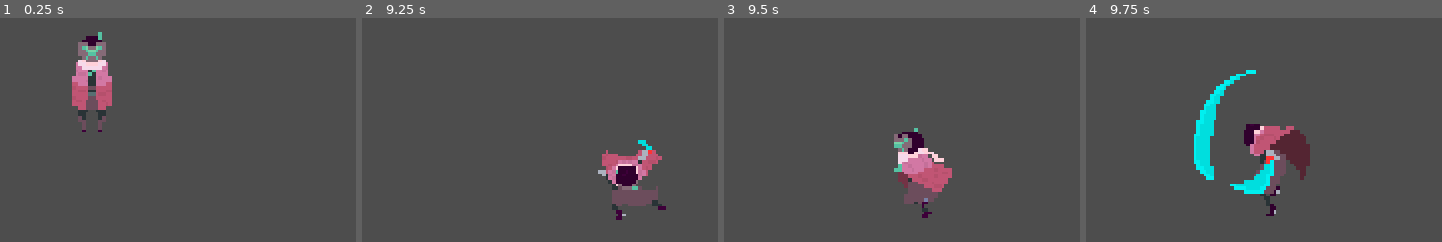
Above: before the commit, frames 1-4 (left to right).
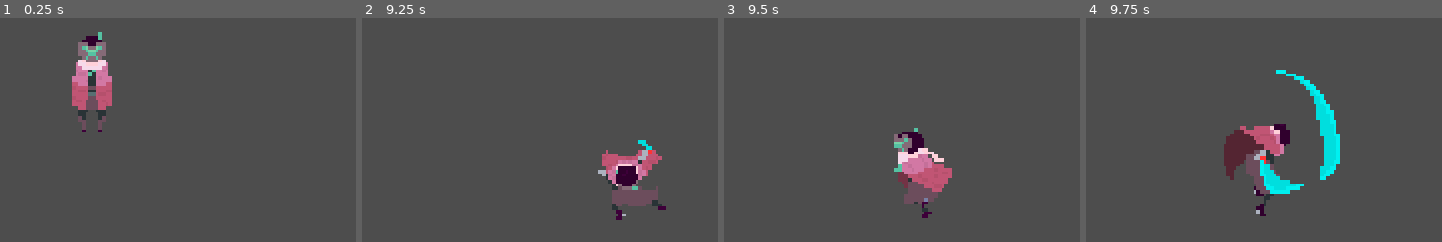
Above: after the commit, the same moments.

Repository: Henry-Felix-Faure/Projet-CIR2
Game: Godot game, scene res://Map/world.tscn
Two runs of this game, one before a commit and one after it. Both use one fixed random seed, a clock stepped at 60 frames per second and the inputs below.
Inputs (mouse positions are in pixels of both pictures, inside the frame that each line leads up to):
- Up to frame 1 (0.25 s): no input
- Up to frame 2 (9.25 s): tap Enter at 0.5 s; move the mouse to (outside the picture) at 0.52 s; hold Right (ui_right) 0.53-1.28 s; click (outside the picture) at 0.6 s; move the mouse to (454, 80) at 1.27 s; hold Down (ui_down) 1.28-2.03 s; click (454, 80) at 1.35 s; move the mouse to (outside the picture) at 2.02 s; hold Right (ui_right) 2.03-2.78 s; click (outside the picture) at 2.1 s; move the mouse to (693, 215) at 2.77 s; hold Up (ui_up) 2.78-3.53 s; click (693, 215) at 2.85 s; move the mouse to (outside the picture) at 3.52 s; hold Left (ui_left) 3.53-5.03 s; click (outside the picture) at 3.6 s; move the mouse to (outside the picture) at 4.27 s; click (outside the picture) at 4.35 s; move the mouse to (outside the picture) at 5.02 s; hold Down (ui_down) 5.03-5.78 s; click (outside the picture) at 5.1 s; move the mouse to (outside the picture) at 5.77 s; hold Right (ui_right) 5.78-6.53 s; click (outside the picture) at 5.85 s; move the mouse to (outside the picture) at 6.52 s; hold Up (ui_up) 6.53-7.28 s; click (outside the picture) at 6.6 s; move the mouse to (454, 80) at 7.27 s; hold Right (ui_right) 7.28-8.03 s; click (454, 80) at 7.35 s; move the mouse to (outside the picture) at 8.02 s; hold Down (ui_down) 8.03-8.78 s; click (outside the picture) at 8.1 s; move the mouse to (693, 215) at 8.77 s; hold Left (ui_left) from 8.78 s (still down); click (693, 215) at 8.85 s
- Up to frame 3 (9.5 s): keep holding Left (ui_left)
- Up to frame 4 (9.75 s): move the mouse to (outside the picture) at 9.52 s; release Left (ui_left) at 9.53 s; hold Up (ui_up) from 9.53 s (still down); click (outside the picture) at 9.6 s

Frames 1-3 are identical in both runs. In frame 4, 9.3% of the frame differs, in the area x 30-72%, y 23-89%.

Commit message:
added aiming for attack with mouse (experimental)
we will not keep it

Diff:
--- a/Player/Player.gd
+++ b/Player/Player.gd
@@ -4,6 +4,8 @@
 @export var MAX_SPEED: int = 100
 var ACCELERATION: int = 10000
 var FRICTION: int = 10000
+
+@export var AIMING_MOUSE: bool
 
 enum{
 	MOVING,
@@ -25,6 +27,7 @@
 	["atk_down_1", "atk_down_2", "atk_down_3"],
 	["atk_up_1", "atk_up_2", "atk_up_3"]
 ]
+var cursor_pos_from_player: Vector2
 
 func wait(seconds: float) -> void:
 	await get_tree().create_timer(seconds).timeout
@@ -104,58 +107,109 @@
 
 	if Input.is_action_just_pressed("ui_attack"): # if left click is pressed
 		attack_select = 1
+		cursor_pos_from_player.x = get_global_mouse_position().x - position.x
+		cursor_pos_from_player.y = get_global_mouse_position().y - position.y
 		state = ATTACKING # changing the state to ATTACK
 
 	if Input.is_action_just_pressed("ui_dash"): # if left click is pressed
 		state = DASHING_INIT # changing the state to DASH
 
 func next_animation_selector_attacking():
-	if last_dir.x != 0: # if the player was moving towards left or right
-		animated_sprite_2d.play(attacks_array[0][attack_select-1]) # playing the correct animation of attack (same for the other if/elif)
-		match attack_select: # switch case to play the right tempo for attack
-			1:
-				if last_dir.x > 0:
+	if not AIMING_MOUSE:
+		if last_dir.x != 0: # if the player was moving towards left or right
+			animated_sprite_2d.play(attacks_array[0][attack_select-1]) # playing the correct animation of attack (same for the other if/elif)
+			match attack_select: # switch case to play the right tempo for attack
+				1:
+					if last_dir.x > 0:
+						animation_player.play("atk_right_1_tempo")
+					elif last_dir.x < 0:
+						animation_player.play("atk_left_1_tempo")
+				2:
+					if last_dir.x > 0:
+						animation_player.play("atk_right_2_tempo")
+					elif last_dir.x < 0:
+						animation_player.play("atk_left_2_tempo")
+				3:
+					if last_dir.x > 0:
+						animation_player.play("atk_right_3_tempo")
+					elif last_dir.x < 0:
+						animation_player.play("atk_left_3_tempo")
+
+		elif last_dir.y > 0: # if the player was moving towards bottom
+			animated_sprite_2d.flip_h = false # facing right
+			animated_sprite_2d.play(attacks_array[1][attack_select-1])
+			match attack_select: # switch case to play the right tempo for attack
+				1:
+					animation_player.play("atk_down_1_tempo")
+				2:
+					animation_player.play("atk_down_2_tempo")
+				3:
+					animation_player.play("atk_down_3_tempo")
+
+
+		elif last_dir.y < 0: # if the player was moving towards top
+			animated_sprite_2d.flip_h = false # facing right
+			animated_sprite_2d.play(attacks_array[2][attack_select-1])
+			match attack_select: # switch case to play the right tempo for attack
+				1:
+					animation_player.play("atk_up_1_tempo")
+				2:
+					animation_player.play("atk_up_2_tempo")
+				3:
+					animation_player.play("atk_up_3_tempo")
+	else:
+		if cursor_pos_from_player.x > 0 and abs(cursor_pos_from_player.x) >= abs(cursor_pos_from_player.y): # if the player was aiming towards right
+			animated_sprite_2d.flip_h = false # facing right
+			animated_sprite_2d.play(attacks_array[0][attack_select-1]) # playing the correct animation of attack (same for the other if/elif)
+			match attack_select: # switch case to play the right tempo for attack
+				1:
 					animation_player.play("atk_right_1_tempo")
-				elif last_dir.x < 0:
+				2:
+					animation_player.play("atk_right_2_tempo")
+				3:
+					animation_player.play("atk_right_3_tempo")
+
+		elif cursor_pos_from_player.x < 0 and abs(cursor_pos_from_player.x) > abs(cursor_pos_from_player.y): # if the player was aiming towards left
+			animated_sprite_2d.flip_h = true # facing right
+			animated_sprite_2d.play(attacks_array[0][attack_select-1]) # playing the correct animation of attack (same for the other if/elif)
+			match attack_select: # switch case to play the right tempo for attack
+				1:
 					animation_player.play("atk_left_1_tempo")
-			2:
-				if last_dir.x > 0:
-					animation_player.play("atk_right_2_tempo")
-				elif last_dir.x < 0:
+				2:
 					animation_player.play("atk_left_2_tempo")
-			3:
-				if last_dir.x > 0:
-					animation_player.play("atk_right_3_tempo")
-				elif last_dir.x < 0:
+				3:
 					animation_player.play("atk_left_3_tempo")
 
-	elif last_dir.y > 0: # if the player was moving towards bottom
-		animated_sprite_2d.flip_h = false # facing right
-		animated_sprite_2d.play(attacks_array[1][attack_select-1])
-		match attack_select: # switch case to play the right tempo for attack
-			1:
-				animation_player.play("atk_down_1_tempo")
-			2:
-				animation_player.play("atk_down_2_tempo")
-			3:
-				animation_player.play("atk_down_3_tempo")
-
-
-	elif last_dir.y < 0: # if the player was moving towards bottom
-		animated_sprite_2d.play(attacks_array[2][attack_select-1])
-		match attack_select: # switch case to play the right tempo for attack
-			1:
-				animation_player.play("atk_up_1_tempo")
-			2:
-				animation_player.play("atk_up_2_tempo")
-			3:
-				animation_player.play("atk_up_3_tempo")
+		elif cursor_pos_from_player.y > 0 and abs(cursor_pos_from_player.y) >= abs(cursor_pos_from_player.x): # if the player was aiming towards bottom
+			animated_sprite_2d.flip_h = false # facing right
+			animated_sprite_2d.play(attacks_array[1][attack_select-1])
+			match attack_select: # switch case to play the right tempo for attack
+				1:
+					animation_player.play("atk_down_1_tempo")
+				2:
+					animation_player.play("atk_down_2_tempo")
+				3:
+					animation_player.play("atk_down_3_tempo")
+
+
+		elif cursor_pos_from_player.y < 0 and abs(cursor_pos_from_player.y) > abs(cursor_pos_from_player.x): # if the player was moving towards top
+			animated_sprite_2d.flip_h = false # facing right
+			animated_sprite_2d.play(attacks_array[2][attack_select-1])
+			match attack_select: # switch case to play the right tempo for attack
+				1:
+					animation_player.play("atk_up_1_tempo")
+				2:
+					animation_player.play("atk_up_2_tempo")
+				3:
+					animation_player.play("atk_up_3_tempo")
 
 func attack_state(delta): # function who is handling the different case of attack
 	next_animation_selector_attacking() # call the function to play the right animation
 
 	if Input.is_action_just_pressed("ui_attack") and attack_select < 3: # if left click is pressed
 		attack_select += 1
+		cursor_pos_from_player.x = get_global_mouse_position().x - position.x
+		cursor_pos_from_player.y = get_global_mouse_position().y - position.y
 
 	var input_vector = Vector2.ZERO # resetting the input vector
 	input_vector.x = Input.get_action_strength("ui_right") - Input.get_action_strength("ui_left") # setting the direction for next move by checking which key is pressed (left or right, or both (not moving))
@@ -254,7 +308,6 @@
 	velocity = velocity.move_toward(input_vector * MAX_SPEED, ACCELERATION * delta) # updating velocity while taking the parameters in consideration (MAX_SPEED, ACCELERATION)
 	move_and_slide() # moving the character based on the velocity
 
-
 	await animated_sprite_2d.animation_finished # waiting for the animation to finish
 
 	state = MOVING
@@ -262,7 +315,3 @@
 func _on_sword_area_2d_body_entered(body):
 	if body.is_in_group("Damageable"):
 		print("ish")
-
-
-func _on_animated_sprite_2d_animation_finished():
-	pass
--- a/Player/Player.tscn
+++ b/Player/Player.tscn
@@ -3556,6 +3556,110 @@
 "values": [-0.610865, -0.610865, 0.0, 0.0]
 }
 
+[sub_resource type="Animation" id="Animation_j4blw"]
+resource_name = "dash_left_recovery_tempo"
+step = 0.0833333
+tracks/0/type = "value"
+tracks/0/imported = false
+tracks/0/enabled = true
+tracks/0/path = NodePath("../CollisionShape2D:shape:radius")
+tracks/0/interp = 1
+tracks/0/loop_wrap = true
+tracks/0/keys = {
+"times": PackedFloat32Array(0, 1),
+"transitions": PackedFloat32Array(1, 1),
+"update": 0,
+"values": [6.0, 6.0]
+}
+tracks/1/type = "value"
+tracks/1/imported = false
+tracks/1/enabled = true
+tracks/1/path = NodePath("../CollisionShape2D:shape:height")
+tracks/1/interp = 1
+tracks/1/loop_wrap = true
+tracks/1/keys = {
+"times": PackedFloat32Array(0, 1),
+"transitions": PackedFloat32Array(1, 1),
+"update": 0,
+"values": [18.0, 18.0]
+}
+tracks/2/type = "value"
+tracks/2/imported = false
+tracks/2/enabled = true
+tracks/2/path = NodePath("../CollisionShape2D:position")
+tracks/2/interp = 1
+tracks/2/loop_wrap = true
+tracks/2/keys = {
+"times": PackedFloat32Array(0, 1),
+"transitions": PackedFloat32Array(1, 1),
+"update": 0,
+"values": [Vector2(1, -1), Vector2(1, -1)]
+}
+tracks/3/type = "value"
+tracks/3/imported = false
+tracks/3/enabled = true
+tracks/3/path = NodePath("../CollisionShape2D:disabled")
+tracks/3/interp = 1
+tracks/3/loop_wrap = true
+tracks/3/keys = {
+"times": PackedFloat32Array(0, 0.25, 0.333333, 1),
+"transitions": PackedFloat32Array(1, 1, 1, 1),
+"update": 1,
+"values": [true, true, false, false]
+}
+
+[sub_resource type="Animation" id="Animation_bay6g"]
+resource_name = "dash_right_recovery_tempo"
+step = 0.0833333
+tracks/0/type = "value"
+tracks/0/imported = false
+tracks/0/enabled = true
+tracks/0/path = NodePath("../CollisionShape2D:shape:radius")
+tracks/0/interp = 1
+tracks/0/loop_wrap = true
+tracks/0/keys = {
+"times": PackedFloat32Array(0, 1),
+"transitions": PackedFloat32Array(1, 1),
+"update": 0,
+"values": [6.0, 6.0]
+}
+tracks/1/type = "value"
+tracks/1/imported = false
+tracks/1/enabled = true
+tracks/1/path = NodePath("../CollisionShape2D:shape:height")
+tracks/1/interp = 1
+tracks/1/loop_wrap = true
+tracks/1/keys = {
+"times": PackedFloat32Array(0, 1),
+"transitions": PackedFloat32Array(1, 1),
+"update": 0,
+"values": [18.0, 18.0]
+}
+tracks/2/type = "value"
+tracks/2/imported = false
+tracks/2/enabled = true
+tracks/2/path = NodePath("../CollisionShape2D:position")
+tracks/2/interp = 1
+tracks/2/loop_wrap = true
+tracks/2/keys = {
+"times": PackedFloat32Array(0, 1),
+"transitions": PackedFloat32Array(1, 1),
+"update": 0,
+"values": [Vector2(-1, -1), Vector2(-1, -1)]
+}
+tracks/3/type = "value"
+tracks/3/imported = false
+tracks/3/enabled = true
+tracks/3/path = NodePath("../CollisionShape2D:disabled")
+tracks/3/interp = 1
+tracks/3/loop_wrap = true
+tracks/3/keys = {
+"times": PackedFloat32Array(0, 0.25, 0.333333, 1),
+"transitions": PackedFloat32Array(1, 1, 1, 1),
+"update": 1,
+"values": [true, true, false, false]
+}
+
 [sub_resource type="Animation" id="Animation_wgejg"]
 resource_name = "idle_down_tempo"
 loop_mode = 1
@@ -3882,110 +3986,6 @@
 "transitions": PackedFloat32Array(1, 1),
 "update": 0,
 "values": [Vector2(0, -3), Vector2(0, -3)]
-}
-
-[sub_resource type="Animation" id="Animation_bay6g"]
-resource_name = "dash_right_recovery_tempo"
-step = 0.0833333
-tracks/0/type = "value"
-tracks/0/imported = false
-tracks/0/enabled = true
-tracks/0/path = NodePath("../CollisionShape2D:shape:radius")
-tracks/0/interp = 1
-tracks/0/loop_wrap = true
-tracks/0/keys = {
-"times": PackedFloat32Array(0, 1),
-"transitions": PackedFloat32Array(1, 1),
-"update": 0,
-"values": [6.0, 6.0]
-}
-tracks/1/type = "value"
-tracks/1/imported = false
-tracks/1/enabled = true
-tracks/1/path = NodePath("../CollisionShape2D:shape:height")
-tracks/1/interp = 1
-tracks/1/loop_wrap = true
-tracks/1/keys = {
-"times": PackedFloat32Array(0, 1),
-"transitions": PackedFloat32Array(1, 1),
-"update": 0,
-"values": [18.0, 18.0]
-}
-tracks/2/type = "value"
-tracks/2/imported = false
-tracks/2/enabled = true
-tracks/2/path = NodePath("../CollisionShape2D:position")
-tracks/2/interp = 1
-tracks/2/loop_wrap = true
-tracks/2/keys = {
-"times": PackedFloat32Array(0, 1),
-"transitions": PackedFloat32Array(1, 1),
-"update": 0,
-"values": [Vector2(-1, -1), Vector2(-1, -1)]
-}
-tracks/3/type = "value"
-tracks/3/imported = false
-tracks/3/enabled = true
-tracks/3/path = NodePath("../CollisionShape2D:disabled")
-tracks/3/interp = 1
-tracks/3/loop_wrap = true
-tracks/3/keys = {
-"times": PackedFloat32Array(0, 0.25, 0.333333, 1),
-"transitions": PackedFloat32Array(1, 1, 1, 1),
-"update": 1,
-"values": [true, true, false, false]
-}
-
-[sub_resource type="Animation" id="Animation_j4blw"]
-resource_name = "dash_left_recovery_tempo"
-step = 0.0833333
-tracks/0/type = "value"
-tracks/0/imported = false
-tracks/0/enabled = true
-tracks/0/path = NodePath("../CollisionShape2D:shape:radius")
-tracks/0/interp = 1
-tracks/0/loop_wrap = true
-tracks/0/keys = {
-"times": PackedFloat32Array(0, 1),
-"transitions": PackedFloat32Array(1, 1),
-"update": 0,
-"values": [6.0, 6.0]
-}
-tracks/1/type = "value"
-tracks/1/imported = false
-tracks/1/enabled = true
-tracks/1/path = NodePath("../CollisionShape2D:shape:height")
-tracks/1/interp = 1
-tracks/1/loop_wrap = true
-tracks/1/keys = {
-"times": PackedFloat32Array(0, 1),
-"transitions": PackedFloat32Array(1, 1),
-"update": 0,
-"values": [18.0, 18.0]
-}
-tracks/2/type = "value"
-tracks/2/imported = false
-tracks/2/enabled = true
-tracks/2/path = NodePath("../CollisionShape2D:position")
-tracks/2/interp = 1
-tracks/2/loop_wrap = true
-tracks/2/keys = {
-"times": PackedFloat32Array(0, 1),
-"transitions": PackedFloat32Array(1, 1),
-"update": 0,
-"values": [Vector2(1, -1), Vector2(1, -1)]
-}
-tracks/3/type = "value"
-tracks/3/imported = false
-tracks/3/enabled = true
-tracks/3/path = NodePath("../CollisionShape2D:disabled")
-tracks/3/interp = 1
-tracks/3/loop_wrap = true
-tracks/3/keys = {
-"times": PackedFloat32Array(0, 0.25, 0.333333, 1),
-"transitions": PackedFloat32Array(1, 1, 1, 1),
-"update": 1,
-"values": [true, true, false, false]
 }
 
 [sub_resource type="AnimationLibrary" id="AnimationLibrary_sdqfd"]
@@ -4023,7 +4023,7 @@
 
 [node name="AnimatedSprite2D" type="AnimatedSprite2D" parent="."]
 sprite_frames = SubResource("SpriteFrames_628dk")
-animation = &"dash_right_recovery"
+animation = &"idle_down"
 
 [node name="SwordArea2D" type="Area2D" parent="AnimatedSprite2D"]
 
